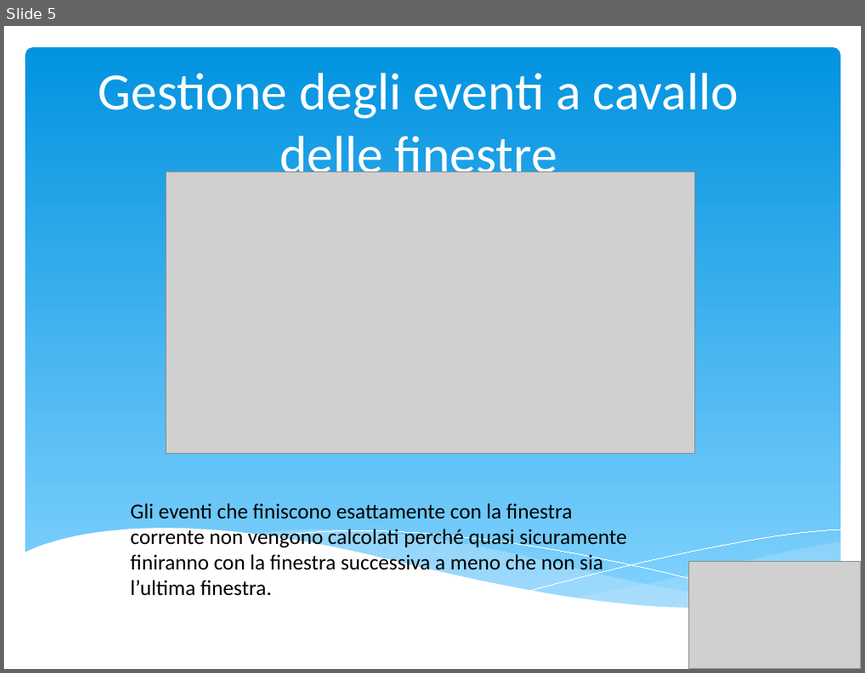
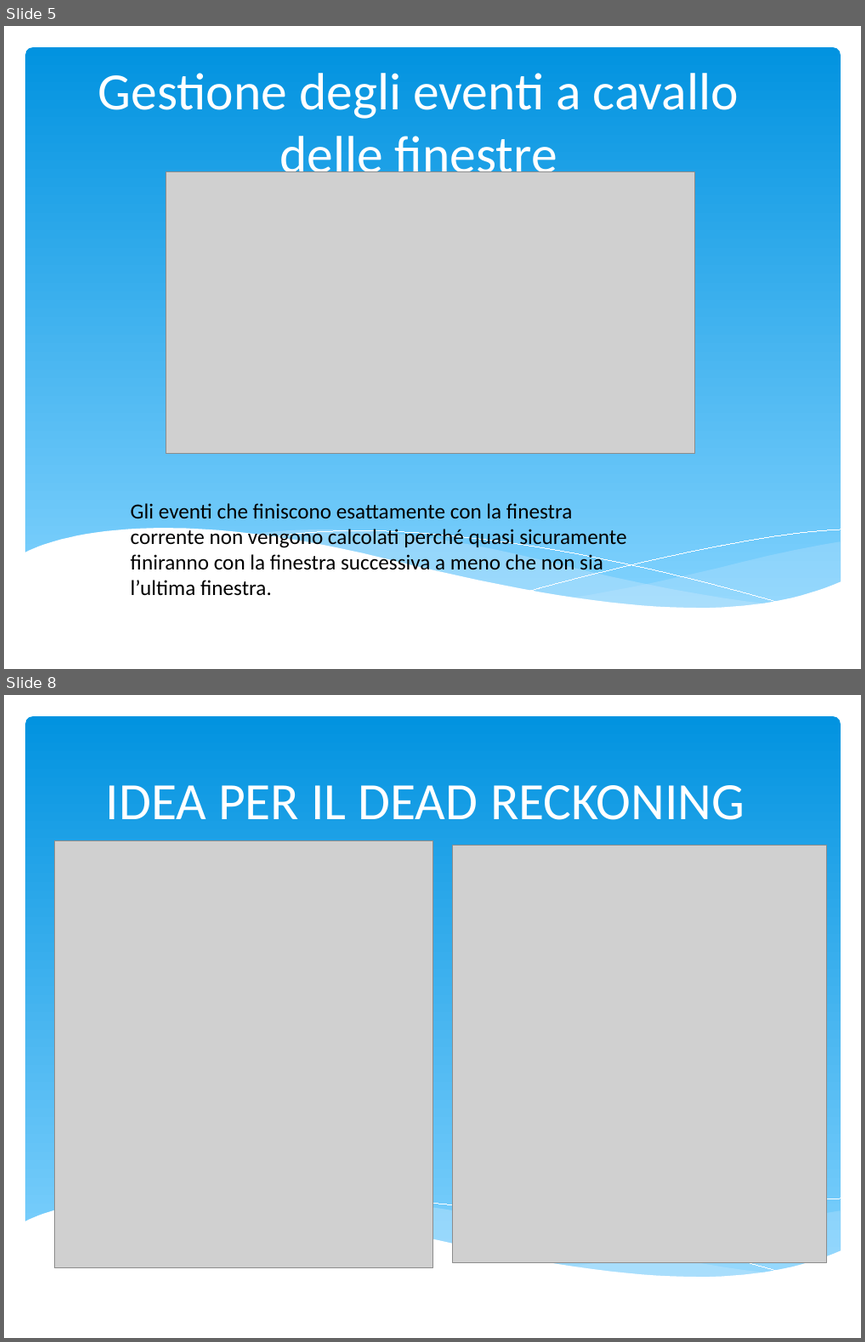
Before and after one commit to Nerdologi/Progetti-CSharp, a slide deck: Esame/presentazione.pptx. Shown one above the other, each under a label of ours: slide 5 before the commit, slides 5 and 8 after it; the slides between them are not shown. The pictures are 865x673 and 865x1342 pixels, drawn with LibreOffice and Linux fonts; fonts in the diff are those of the drawing; grey boxes stand for pictures. Boxes give left, top, right and bottom in pixels: in the first picture for what was removed or moved away, otherwise in the second. Text is boxed around its words. In the diff, an @@ line names an element or a change of style, - is before the commit and + after.

```diff
--- a/Esame/presentazione.pptx
+++ b/Esame/presentazione.pptx
@@ slide 8 added at [4, 695, 861, 1338], background #FFFFFF; not listed: 6 template elements that a slide beside it also shows @@
@@ title added at [106, 785, 744, 820], 44 pt, text #FFFFFF @@
+IDEA PER IL DEAD RECKONING
@@ picture added at [54, 840, 433, 1267] @@
@@ picture added at [453, 845, 827, 1262] @@
@@ slide 5 changed as well @@
@@ picture removed at [688, 562, 861, 669] @@
```
Also in this commit, not shown: 4 other slides changed, 2 other slides added, 1 other file.
